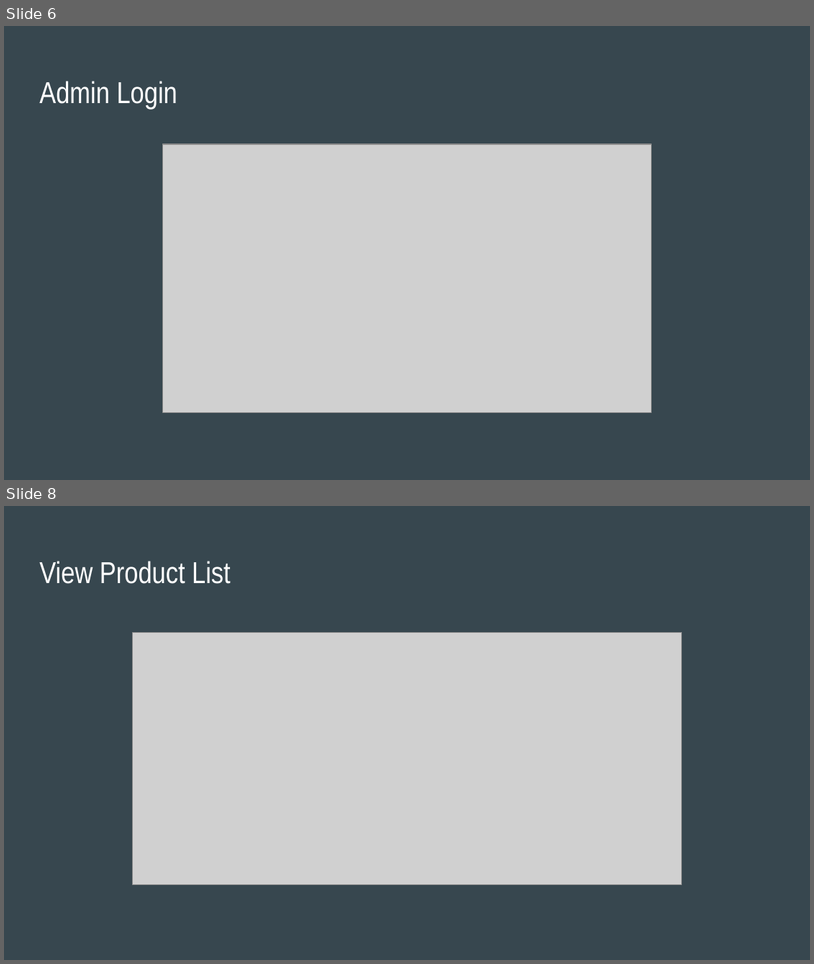
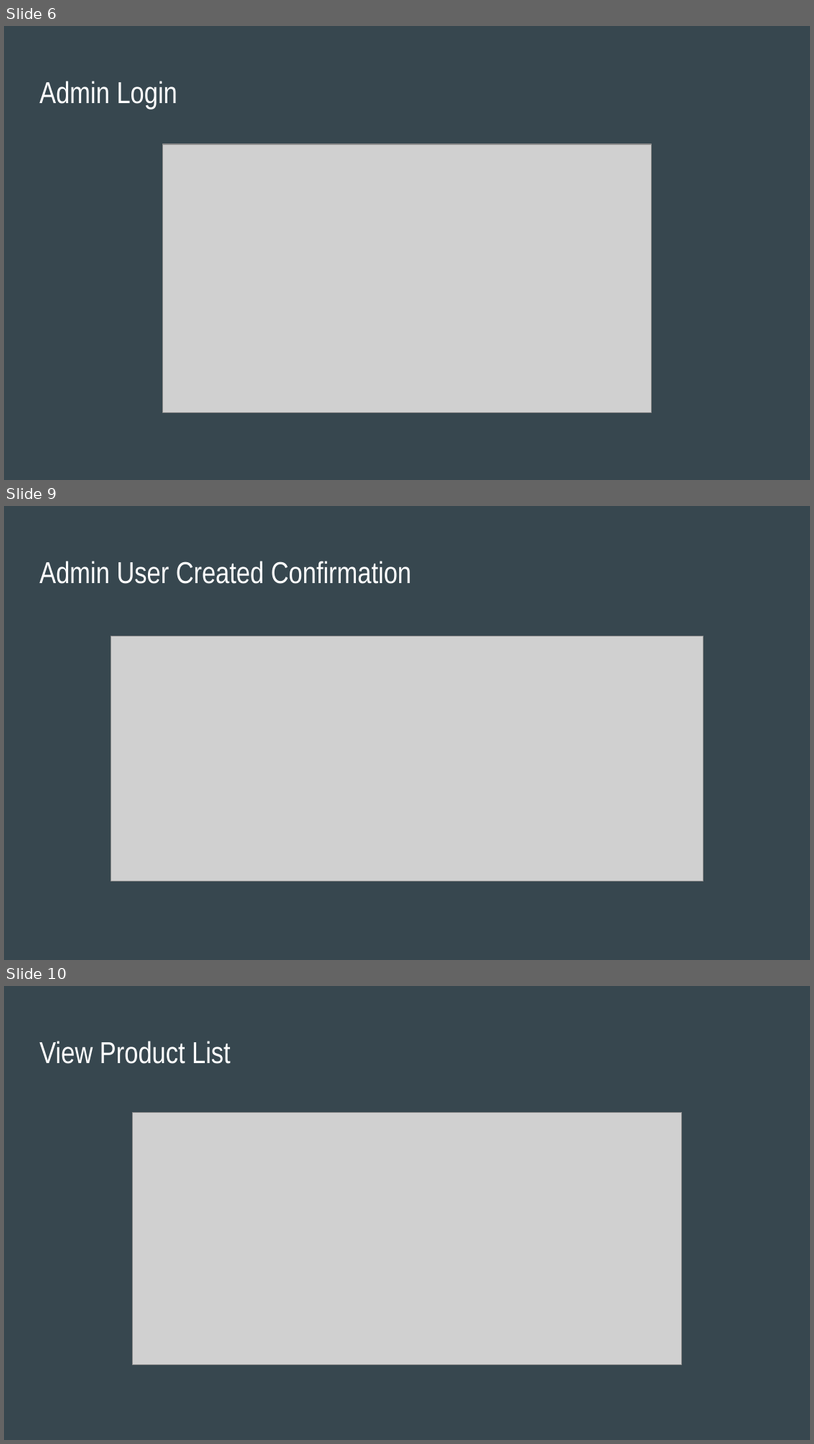
Before and after one commit to cwade432/WDV341Github, a slide deck: DogStore/Presentation/Online_Pet_Store.pptx. Shown one above the other, each under a label of ours: slides 6 and 8 before the commit, slides 6, 9 and 10 after it; the slides between them are not shown. The pictures are 814x964 and 814x1444 pixels, drawn with LibreOffice and Linux fonts; fonts in the diff are those of the drawing; grey boxes stand for pictures. Boxes give left, top, right and bottom in pixels: in the first picture for what was removed or moved away, otherwise in the second. Text is boxed around its words. In the diff, an @@ line names an element or a change of style, - is before the commit and + after.

```diff
--- a/DogStore/Presentation/Online_Pet_Store.pptx
+++ b/DogStore/Presentation/Online_Pet_Store.pptx
@@ slide 9 added at [4, 506, 810, 960], background #37474F @@
@@ title added at [39, 561, 412, 584], 27 pt, text #FFFFFF @@
+Admin User Created Confirmation
@@ picture added at [111, 636, 703, 880] @@
@@ what was slide 8 is now slide 10 @@
```
Also in this commit, not shown: 3 slides changed, 1 other slide added.
